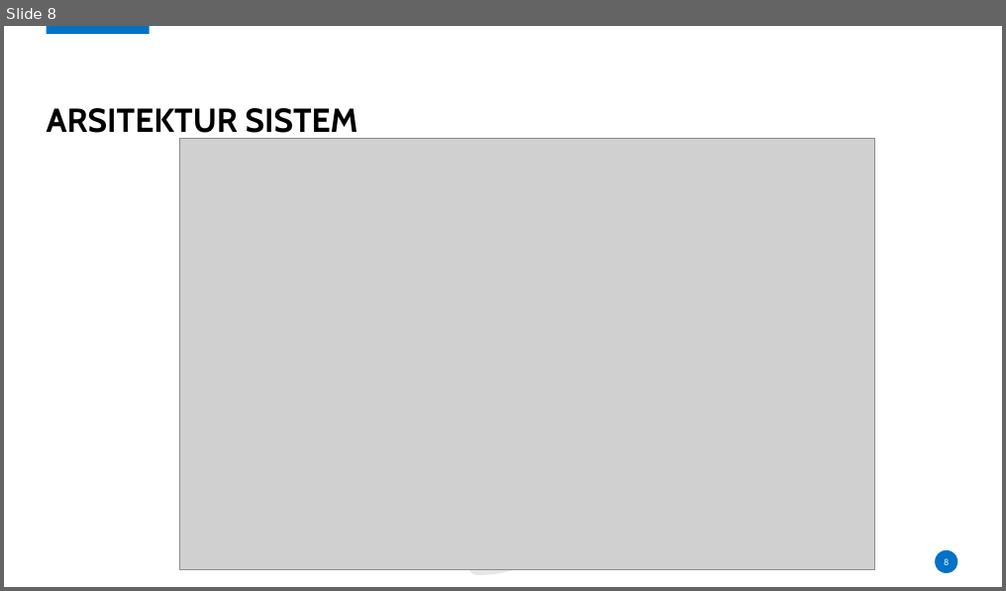
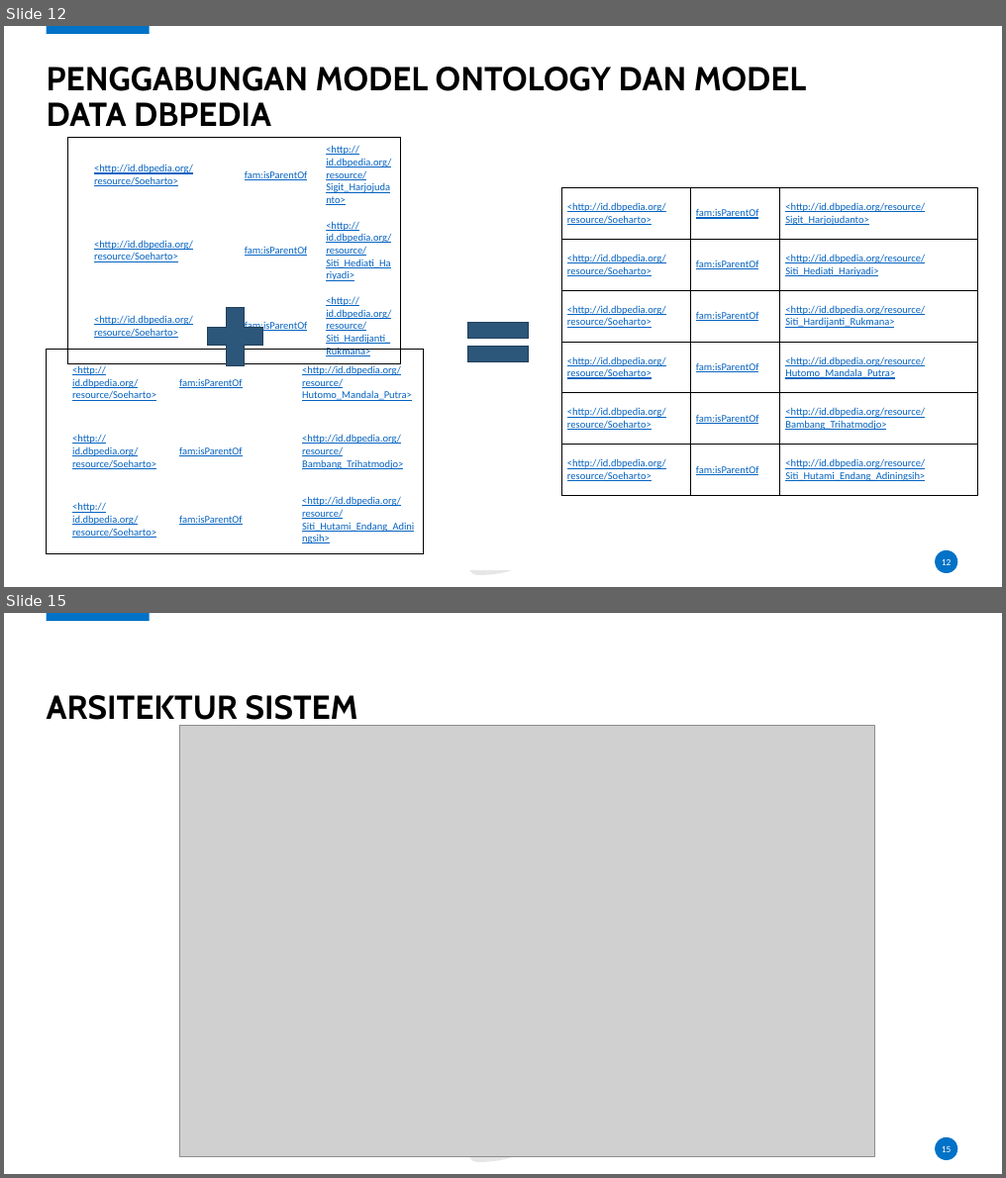
Before and after one commit to karyoutomoo/The-Tree-of-Heroes, a slide deck: 05111540000007-Faiq-Presentasi.pptx. Shown one above the other, each under a label of ours: slide 8 before the commit, slides 12 and 15 after it; the slides between them are not shown. The pictures are 1006x591 and 1006x1178 pixels, drawn with LibreOffice and Linux fonts; fonts in the diff are those of the drawing; grey boxes stand for pictures; background and template pictures are left out. Boxes give left, top, right and bottom in pixels: in the first picture for what was removed or moved away, otherwise in the second. Text is boxed around its words. In the diff, an @@ line names an element or a change of style, - is before the commit and + after.

```diff
--- a/05111540000007-Faiq-Presentasi.pptx
+++ b/05111540000007-Faiq-Presentasi.pptx
@@ slide 12 added at box(4, 26, 1002, 587), background #FFFFFF; not listed: 3 template elements that a slide beside it also shows @@
@@ title added at box(47, 67, 806, 126), 32 pt, text #000000, bold @@
+PENGGABUNGAN MODEL ONTOLOGY DAN MODEL DATA DBPEDIA
@@ table added at box(67, 138, 399, 542), 3 rows, 4 columns @@
+ | <http://id.dbpedia.org/resource/Soeharto> | fam:isParentOf | <http://id.dbpedia.org/resource/Sigit_Harjojudanto>
+ | <http://id.dbpedia.org/resource/Soeharto> | fam:isParentOf | <http://id.dbpedia.org/resource/Siti_Hediati_Hariyadi>
+ | <http://id.dbpedia.org/resource/Soeharto> | fam:isParentOf | <http://id.dbpedia.org/resource/Siti_Hardijanti_Rukmana>
@@ table added at box(561, 187, 978, 496), 6 rows, 3 columns @@
+<http://id.dbpedia.org/resource/Soeharto> | fam:isParentOf | <http://id.dbpedia.org/resource/Sigit_Harjojudanto>
+<http://id.dbpedia.org/resource/Soeharto> | fam:isParentOf | <http://id.dbpedia.org/resource/Siti_Hediati_Hariyadi>
+<http://id.dbpedia.org/resource/Soeharto> | fam:isParentOf | <http://id.dbpedia.org/resource/Siti_Hardijanti_Rukmana>
+<http://id.dbpedia.org/resource/Soeharto> | fam:isParentOf | <http://id.dbpedia.org/resource/Hutomo_Mandala_Putra>
+<http://id.dbpedia.org/resource/Soeharto> | fam:isParentOf | <http://id.dbpedia.org/resource/Bambang_Trihatmodjo>
+<http://id.dbpedia.org/resource/Soeharto> | fam:isParentOf | <http://id.dbpedia.org/resource/Siti_Hutami_Endang_Adiningsih>
@@ rectangle added at box(393, 287, 605, 570), fill #FFFFFF, outline #FFFFFF 1 pt @@
@@ plus sign added at box(197, 297, 272, 376), fill #2C567A, outline #21405A 1 pt @@
@@ math equal added at box(456, 308, 540, 376), fill #2C567A, outline #21405A 1 pt @@
@@ table added at box(46, 349, 422, 555), 3 rows, 4 columns @@
+ | <http://id.dbpedia.org/resource/Soeharto> | fam:isParentOf | <http://id.dbpedia.org/resource/Hutomo_Mandala_Putra>
+ | <http://id.dbpedia.org/resource/Soeharto> | fam:isParentOf | <http://id.dbpedia.org/resource/Bambang_Trihatmodjo>
+ | <http://id.dbpedia.org/resource/Soeharto> | fam:isParentOf | <http://id.dbpedia.org/resource/Siti_Hutami_Endang_Adiningsih>
@@ page number added at box(942, 560, 951, 566), 9 pt, text #FFFFFF @@
+12
@@ what was slide 8 is now slide 15 @@
@@ page number at box(942, 1147, 951, 1153): text changed @@
-8
+15
```
Also in this commit, not shown: 9 slides changed, 11 other slides added, 1 slide removed, 8 other files.
